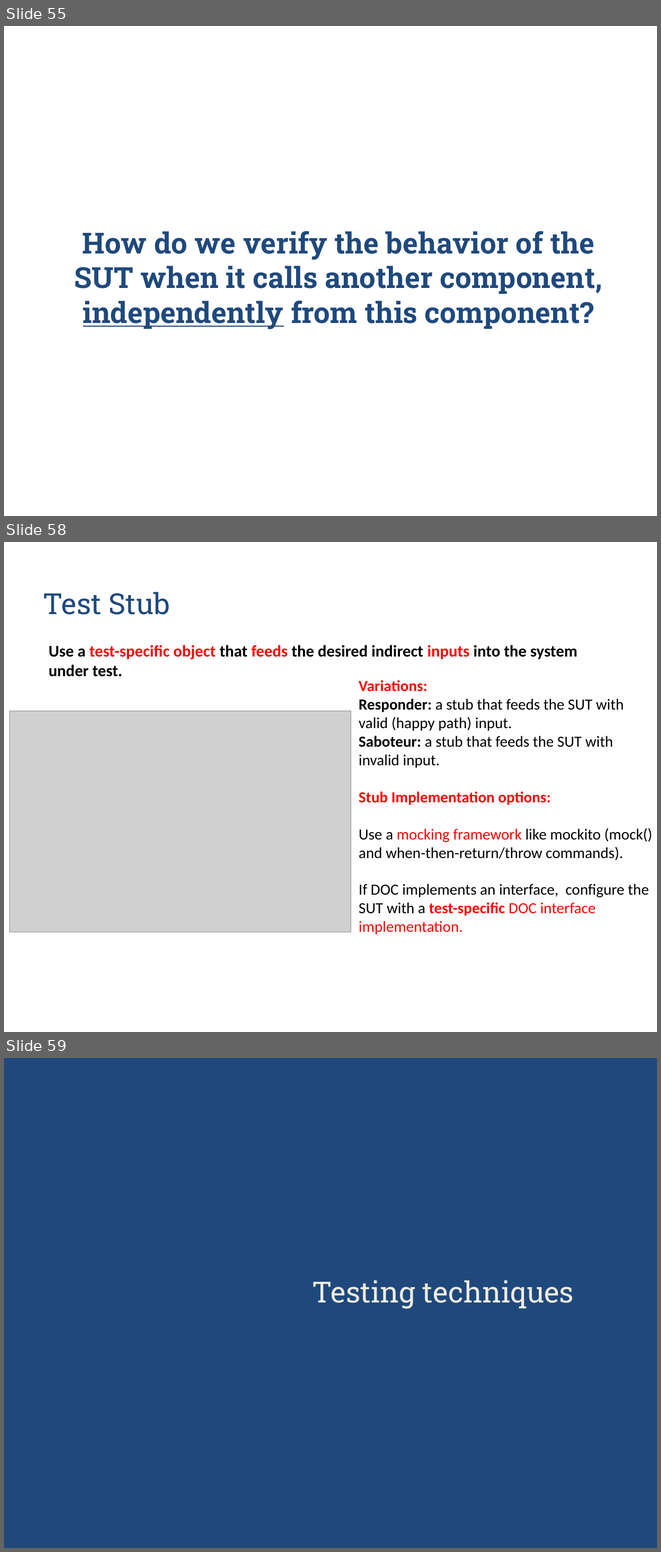
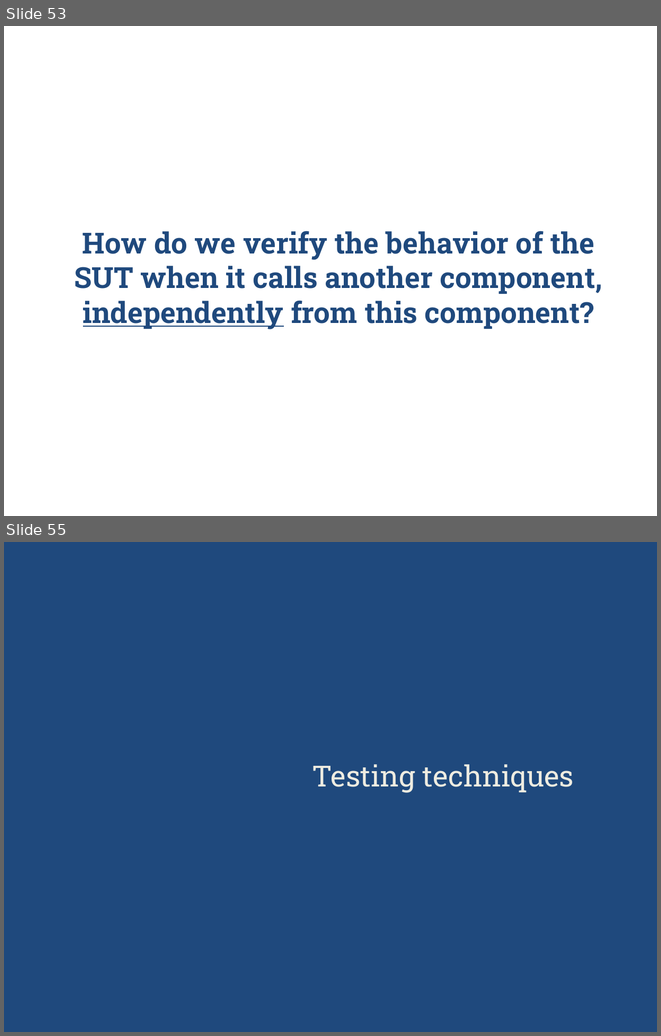
Before and after one commit to zarras/myy803-slides, a slide deck: 6-SoftEng-Testing.ppt. Shown one above the other, each under a label of ours: slides 55, 58 and 59 before the commit, slides 53 and 55 after it; the slides between them are not shown. The pictures are 661x1552 and 661x1036 pixels, drawn with LibreOffice and Linux fonts; fonts in the diff are those of the drawing; grey boxes stand for pictures. Boxes give left, top, right and bottom in pixels: in the first picture for what was removed or moved away, otherwise in the second. Text is boxed around its words. In the diff, an @@ line names an element or a change of style, - is before the commit and + after.

```diff
--- a/6-SoftEng-Testing.ppt
+++ b/6-SoftEng-Testing.ppt
@@ slide 58 removed at (4, 542, 657, 1032), background #FFFFFF @@
@@ title removed at (43, 592, 170, 615) @@
-Test Stub
@@ text removed at (49, 645, 577, 677) @@
-Use a test-specific object that feeds the desired indirect inputs into the system under test.
@@ text removed at (359, 680, 653, 934) @@
-Variations:
-Responder: a stub that feeds the SUT with valid (happy path) input.
-Saboteur: a stub that feeds the SUT with invalid input.
-Stub Implementation options:
-Use a mocking framework like mockito (mock() and when-then-return/throw commands).
-If DOC implements an interface, configure the SUT with a test-specific DOC interface implementation.
@@ picture removed at (9, 711, 351, 932) @@
@@ what was slide 55 is now slide 53 @@
@@ what was slide 59 is now slide 55 @@
```
Also in this commit, not shown: 2 slides changed, 3 other slides removed, 1 other file.
